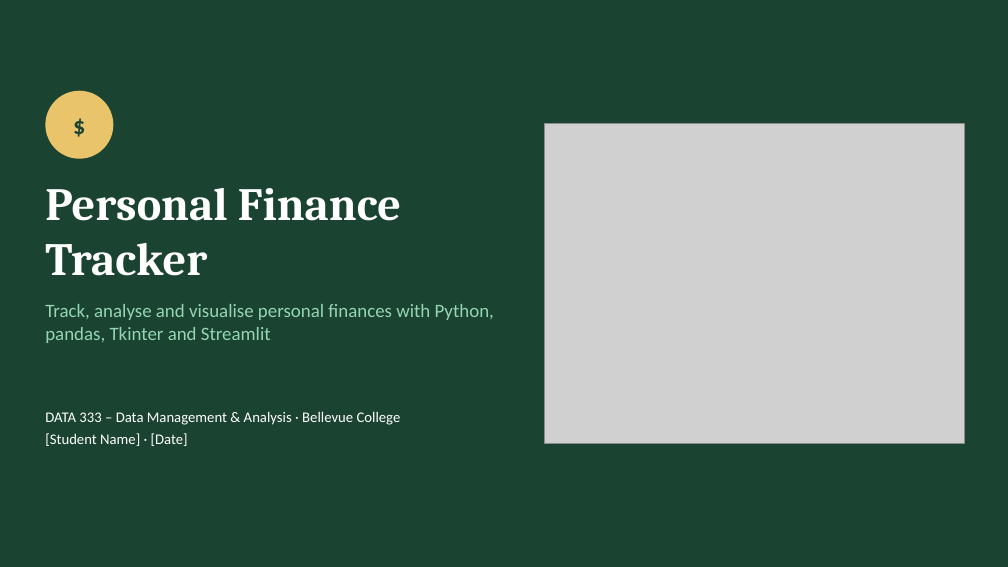
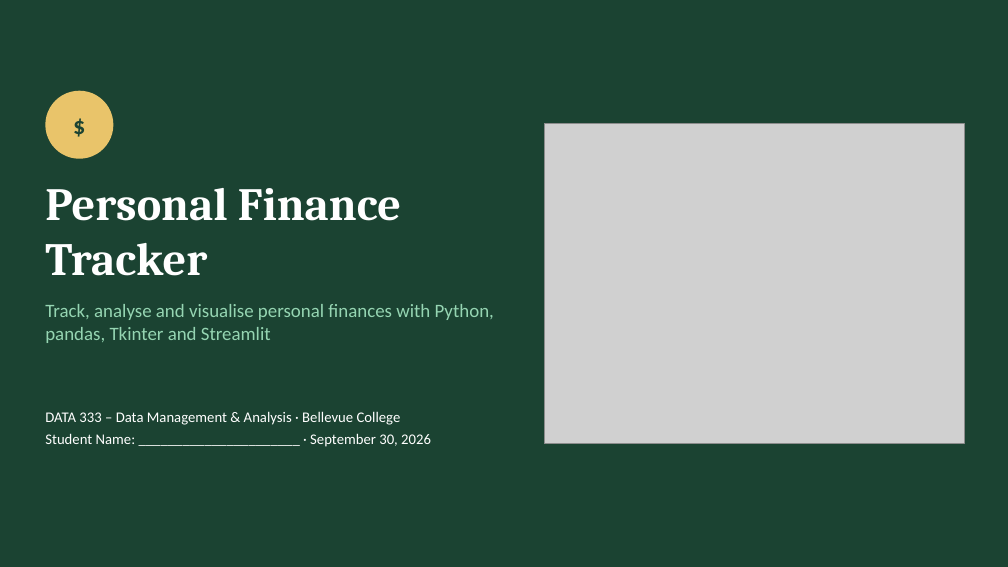
Before and after one commit to 14juanito/Personal-finance-tracker, a slide deck: slide 1 of deliverables/Demo_Slides.pptx. Drawn at 1008x567 pixels with LibreOffice and Linux fonts; fonts in the diff are those of the drawing; grey boxes stand for pictures. Boxes give left, top, right and bottom in pixels: in the first picture for what was removed or moved away, otherwise in the second. Text is boxed around its words. In the diff, an @@ line names an element or a change of style, - is before the commit and + after.

```diff
--- a/deliverables/Demo_Slides.pptx
+++ b/deliverables/Demo_Slides.pptx
@@ text at <box>45,433,431,447</box>: text changed @@
-[Student Name] · [Date]
+Student Name: ______________________ · September 30, 2026
```
Also in this commit, not shown: 2 other slides changed, 3 other files.
